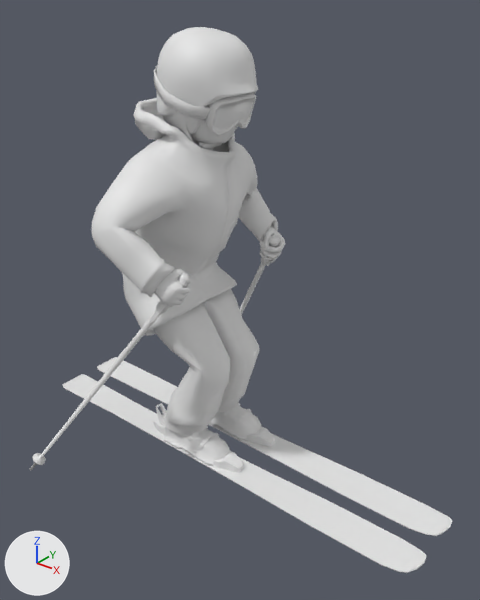
The glTF model assets/models/ski_character.glb, before and after one commit.
Before and after are seen from a 50 mm lens placed at (9.4, -9.53, 10.35), pointed at (1.94, -0.21, 4.57). Every picture has the same lights, and +X, +Y and +Z are marked at lower left. Where no turn or scale is listed for an object, it has been applied to the vertices. Vertices at the same position are counted once.
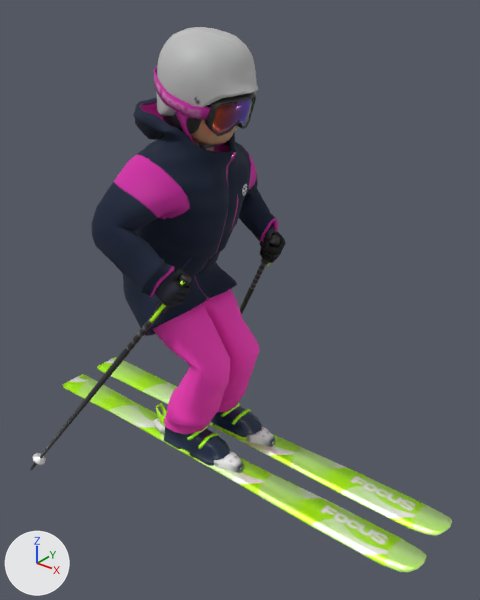
The newer file is also turned or shifted as a whole; pictures and numbers use the older file's frame.

What changed in the scene script:
```text
Add img_ski_0003_normal:
    img_ski_0003_normal = load_image('ski_0003_Normal', '_unpacked/ski_0003_Normal', 2048, 2048, 'Non-Color')
Add img_ski_0002_metallic_ski_0004_roughness:
    img_ski_0002_metallic_ski_0004_roughness = load_image('ski_0002_Metallic-ski_0004_Roughness', '_unpacked/ski_0002_Metallic-ski_0004_Roughness', 2048, 2048, 'Non-Color')
Add img_ski_0000_base_color:
    img_ski_0000_base_color = load_image('ski_0000_Base-color', '_unpacked/ski_0000_Base-color', 2048, 2048, 'sRGB')
Add mat_combine:
    mat_combine = bpy.data.materials.new('combine')
    # uses the picture img_ski_0000_base_color
    # uses the picture img_ski_0002_metallic_ski_0004_roughness
    # uses the picture img_ski_0003_normal
Change me_cube_071:
    used by ob_cube_061; location = (-0.22, -0.09, 6.85)
    remove me_cube_071.from_pydata(...)  # 7634 vertices, 15060 faces; spans x -3.17..6.77, y -3.38..3.12, z -6.34..2.7
    add me_cube_071.from_pydata(...)  # 7247 vertices, 14282 faces; spans x -3.17..6.77, y -3.38..3.12, z -6.34..2.7
    me_cube_071 part 1: 6 vertices moved within x 1.79..2.08, y -0.46..0.71, z 0.97..1.56; 108 vertices removed from x 0.25..2.14, y -0.73..0.92, z 0.63..2.2; 9 vertices added at x 1.49..1.82, y -0.74..0.24, z 1.02..1.42
    me_cube_071 part 2: 14012 faces spanning x -3.17..6.77, y -3.38..3.12, z -6.34..2.7 switch from no material to mat_combine
```

Pixel boxes [x1, y1, x2, y2] of what changed, in the pictures (480 x 600 px):
part 1 of me_cube_071, cut back
    before: [163, 91, 256, 148]
    after: [183, 97, 254, 136]
part 2 of me_cube_071, recoloured
    both: [30, 27, 452, 573]
